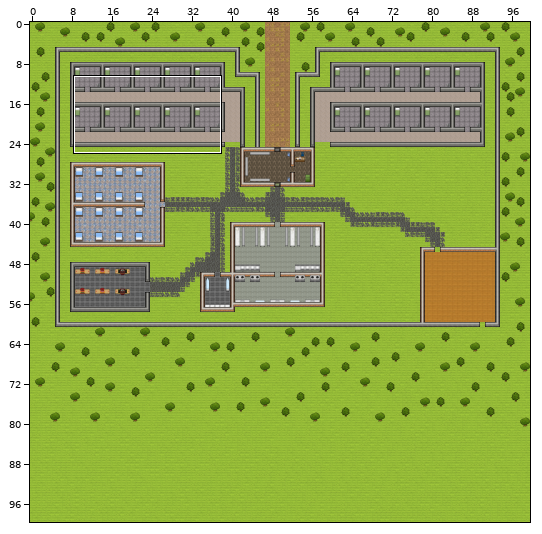
Tiled map (JSON) -- Map/Map(good).json. The first picture is a wide view before the edit; the outline marks the close-up.
Close-up. Before:
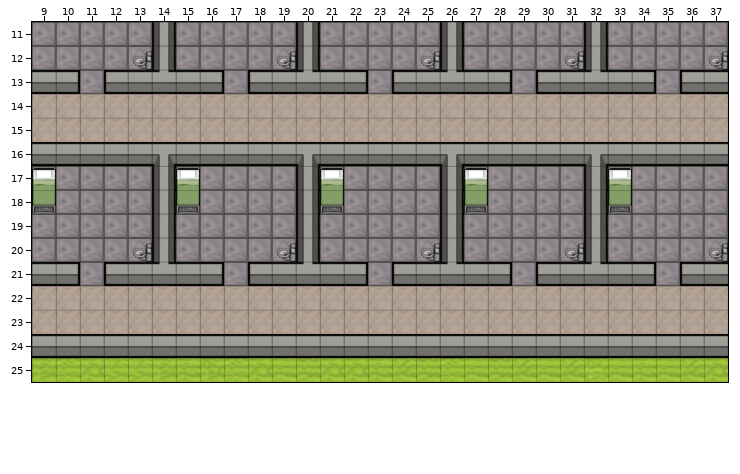
Cells are 32x32 px. Shown: x 9..37, y 11..25. The commit also changed other parts of the map, which this record leaves out.
New version:
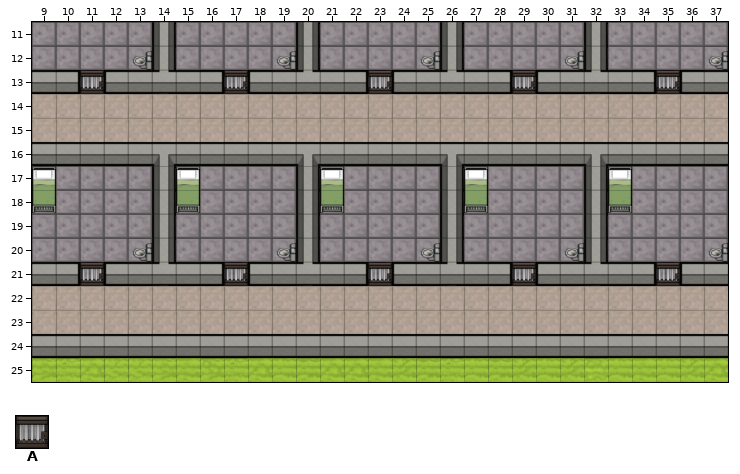
Key: from "Tileset": A 1088.
_ is an empty cell.
Tiles of an added or newly shown layer are drawn over the layers below it.
See-through tiles are keyed as they look on the map.
From old to new:
Layer "Doors" (added):
y 13: x 11 _ -> A; x 17 _ -> A; x 23 _ -> A; x 29 _ -> A; x 35 _ -> A
y 21: x 11 _ -> A; x 17 _ -> A; x 23 _ -> A; x 29 _ -> A; x 35 _ -> A
